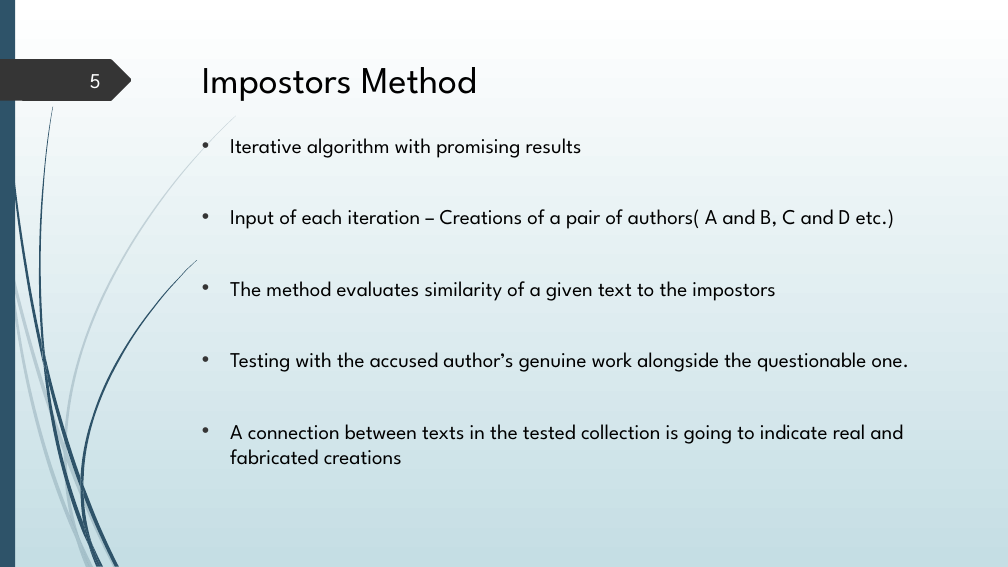
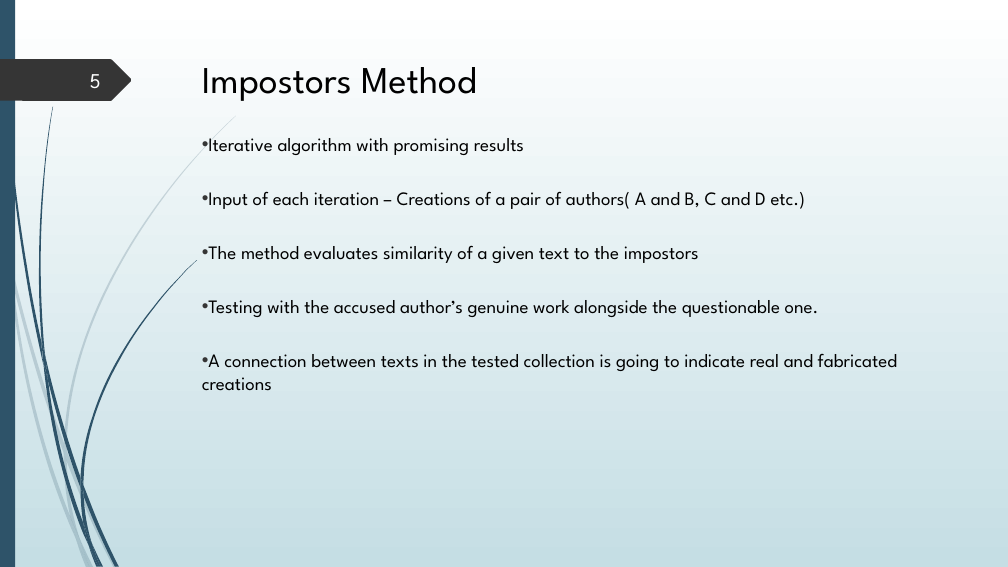
Before and after one commit to kmaltcev/NLP-BiLSTM-model, a slide deck: slide 5 of Capstone Project 21-2-R-13.pptx. Drawn at 1008x567 pixels with LibreOffice and Linux fonts; fonts in the diff are those of the drawing. Boxes give left, top, right and bottom in pixels: in the first picture for what was removed or moved away, otherwise in the second. Text is boxed around its words. In the diff, an @@ line names an element or a change of style, - is before the commit and + after.

```diff
--- a/Capstone Project 21-2-R-13.pptx
+++ b/Capstone Project 21-2-R-13.pptx
@@ text "Iterative algorithm with promising results" at (x1=202, y1=138, x2=897, y2=391): size 20 to 18 pt; indent changed; more space between paragraphs @@
```
Also in this commit, not shown: 14 other slides changed, 9 other files.
